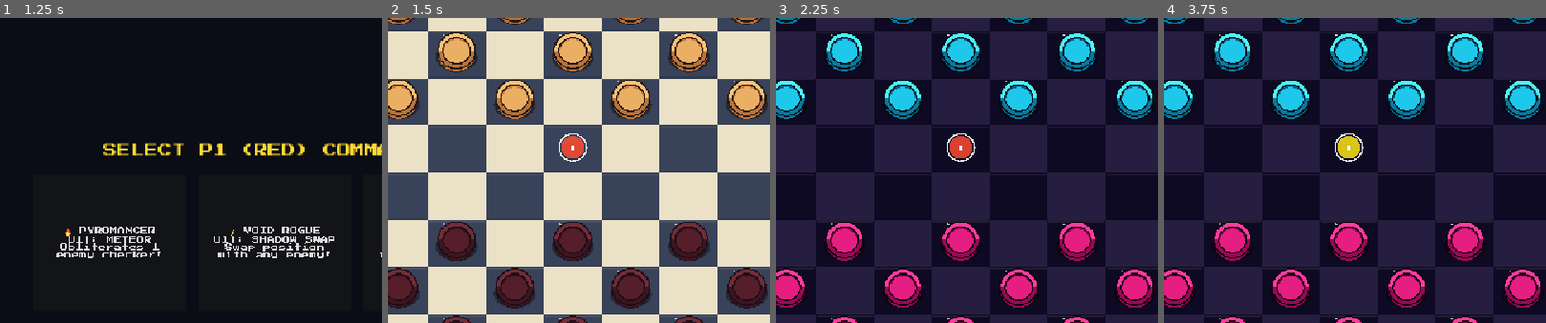
Above: before the commit, frames 1-4 (left to right).
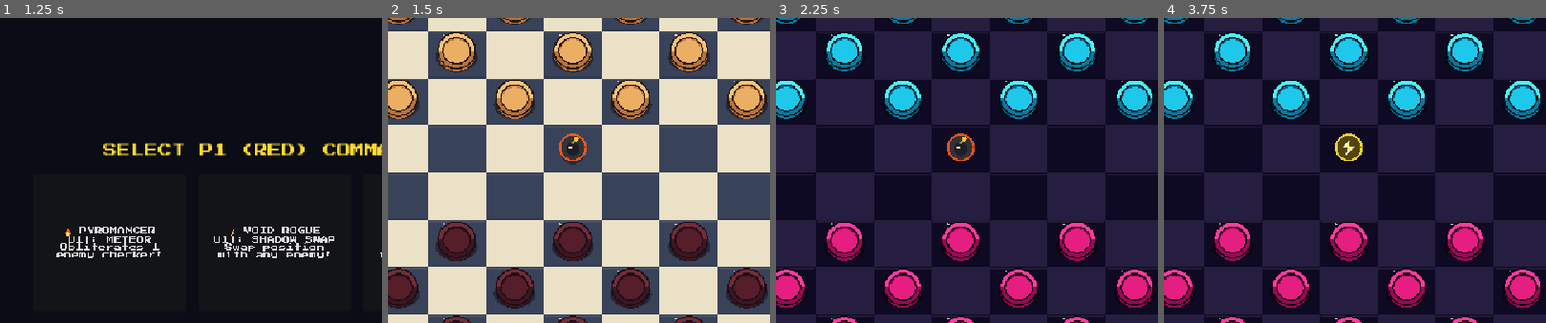
Above: after the commit, the same moments.

Repository: sylasjr/arcade-battle-checkers
Game: Godot game, scene res://scenes/Main.tscn
Same seed, same stepped clock (60 frames per second), same inputs: the game is played once before the commit and once after it. Sound files missing from this copy of the repository are replaced by a short silence.
Inputs:
- Up to frame 1 (1.25 s): click "⚔️ VS BOT (Arcade)" at 0.5 s
- Up to frame 2 (1.5 s): click "🔥 PYROMANCER Ult: METEOR Obli…" at 1.25 s
- Up to frame 3 (2.25 s): click "Theme: Classic Pixel" at 2 s
- Up to frame 4 (3.75 s): click "🔄 Restart" at 2.75 s; click "🔄 Restart" at 3.5 s
The pictures show only the part of the screen within x 14-64%, y 16-66%; the shares and areas given below are measured in that part.

Frame 1 is identical in both runs. In frame 2, 0.6% of the frame differs, in the area x 44-53%, y 37-49%; in frame 3, 0.6%; in frame 4, 0.6%.

Commit message:
feat: render recognizable pixel art glyphs for Bomb, Warp Portal, Shield, and Lightning tiles

Diff:
--- a/scripts/Board.gd
+++ b/scripts/Board.gd
@@ -552,26 +552,72 @@
 			if hovered_tile == Vector2i(x, y) and is_dark:
 				draw_rect(tile_rect, Color(1, 1, 1, 0.14))
 
-	# 4. Draw Power-Up Orbs
+	# 4. Draw Power-Up Orbs & Recognized Pixel Glyphs
 	if is_arcade_mode:
 		for pos in powerup_manager.active_powers:
 			var p_data = powerup_manager.active_powers[pos]
 			var center = Vector2(pos.x * TILE_W + TILE_W * 0.5, pos.y * TILE_H + TILE_H * 0.5)
 			var icon_color: Color
+			var rim_color: Color
+
 			if p_data.type == PowerUpManager.PowerType.BOMB:
-				icon_color = Color(1.0, 0.3, 0.2, 0.85)
+				icon_color = Color(0.2, 0.2, 0.22, 0.95) # Bomb dark charcoal base
+				rim_color = Color(1.0, 0.35, 0.1, 0.9)
 			elif p_data.type == PowerUpManager.PowerType.PORTAL:
-				icon_color = Color(0.8, 0.3, 1.0, 0.85)
+				icon_color = Color(0.2, 0.1, 0.35, 0.95) # Void purple
+				rim_color = Color(0.75, 0.25, 1.0, 0.9)
 			elif p_data.type == PowerUpManager.PowerType.SHIELD:
-				icon_color = Color(0.2, 0.9, 1.0, 0.85)
+				icon_color = Color(0.08, 0.25, 0.35, 0.95) # Cyan shield base
+				rim_color = Color(0.2, 0.9, 1.0, 0.9)
 			else:
-				icon_color = Color(1.0, 0.9, 0.1, 0.85)
-
-			# 2.5D Compressed Floating Orb
-			draw_circle(center + Vector2(0, 4), 14, Color(0, 0, 0, 0.3)) # ground shadow
-			draw_circle(center - Vector2(0, 2), 15, icon_color)
-			draw_arc(center - Vector2(0, 2), 18, 0, TAU, 16, Color(1, 1, 1, 0.9), 2.0)
-			draw_rect(Rect2(center.x - 3, center.y - 5, 6, 6), Color.WHITE)
+				icon_color = Color(0.35, 0.28, 0.05, 0.95) # Gold lightning base
+				rim_color = Color(1.0, 0.92, 0.2, 0.9)
+
+			# 2.5D Ground Shadow
+			draw_circle(center + Vector2(0, 5), 15, Color(0, 0, 0, 0.35))
+
+			# Orb Core and Glowing Rim
+			draw_circle(center - Vector2(0, 2), 16, icon_color)
+			draw_arc(center - Vector2(0, 2), 17, 0, TAU, 20, rim_color, 2.5)
+
+			# Draw Characteristic Pixel Glyph
+			var p_center = center - Vector2(0, 2)
+			if p_data.type == PowerUpManager.PowerType.BOMB:
+				# Bomb sphere + burning fuse
+				draw_circle(p_center + Vector2(0, 2), 9, Color(0.12, 0.12, 0.14))
+				draw_rect(Rect2(p_center.x - 2, p_center.y - 7, 4, 3), Color(0.4, 0.4, 0.45))
+				draw_line(p_center + Vector2(0, -6), p_center + Vector2(4, -10), Color(0.8, 0.6, 0.3), 2.0)
+				draw_circle(p_center + Vector2(5, -11), 3, Color(1.0, 0.8, 0.1)) # spark
+				draw_circle(p_center + Vector2(-3, 0), 2, Color.WHITE) # highlight
+			elif p_data.type == PowerUpManager.PowerType.PORTAL:
+				# Swirling Warp Vortex
+				draw_arc(p_center, 9, 0, PI * 1.3, 12, Color(0.9, 0.4, 1.0), 2.5)
+				draw_arc(p_center, 5, PI, PI * 2.3, 10, Color(0.4, 0.9, 1.0), 2.5)
+				draw_circle(p_center, 3, Color.WHITE)
+			elif p_data.type == PowerUpManager.PowerType.SHIELD:
+				# Medieval Knight Crest / Shield
+				var shield_pts = PackedVector2Array([
+					p_center + Vector2(-7, -7),
+					p_center + Vector2(7, -7),
+					p_center + Vector2(7, 1),
+					p_center + Vector2(0, 9),
+					p_center + Vector2(-7, 1)
+				])
+				draw_colored_polygon(shield_pts, Color(0.2, 0.85, 1.0))
+				draw_polyline(shield_pts, Color.WHITE, 1.5, true)
+				draw_line(p_center + Vector2(0, -6), p_center + Vector2(0, 7), Color.WHITE, 1.5)
+			else:
+				# Lightning Dash Bolt
+				var bolt_pts = PackedVector2Array([
+					p_center + Vector2(1, -9),
+					p_center + Vector2(-6, -1),
+					p_center + Vector2(0, -1),
+					p_center + Vector2(-3, 9),
+					p_center + Vector2(6, 0),
+					p_center + Vector2(1, 0)
+				])
+				draw_colored_polygon(bolt_pts, Color(1.0, 0.95, 0.2))
+				draw_polyline(bolt_pts, Color.WHITE, 1.5, true)
 
 	# 5. Highlight Selected Piece
 	if selected_piece != null:
